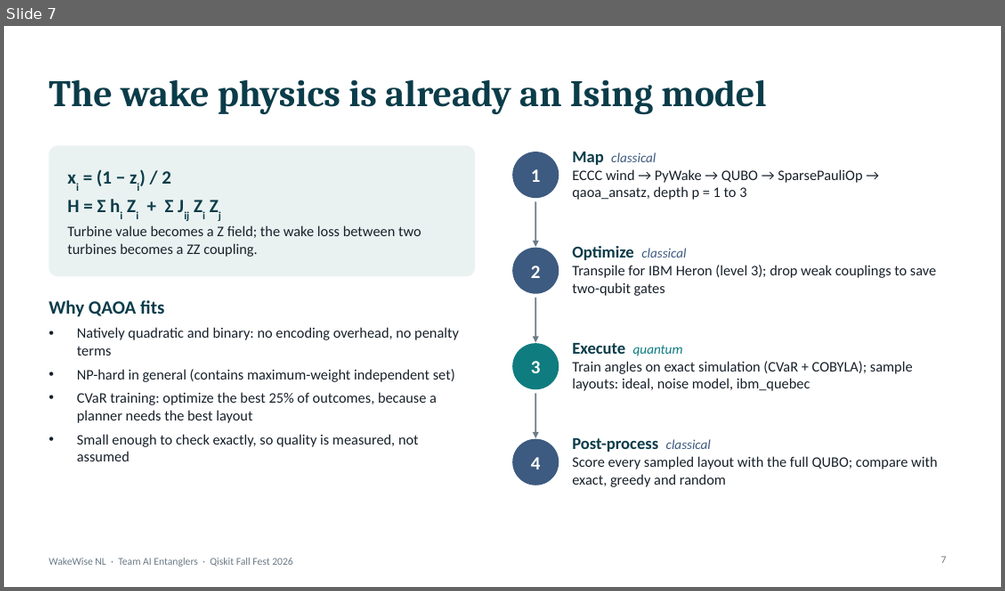
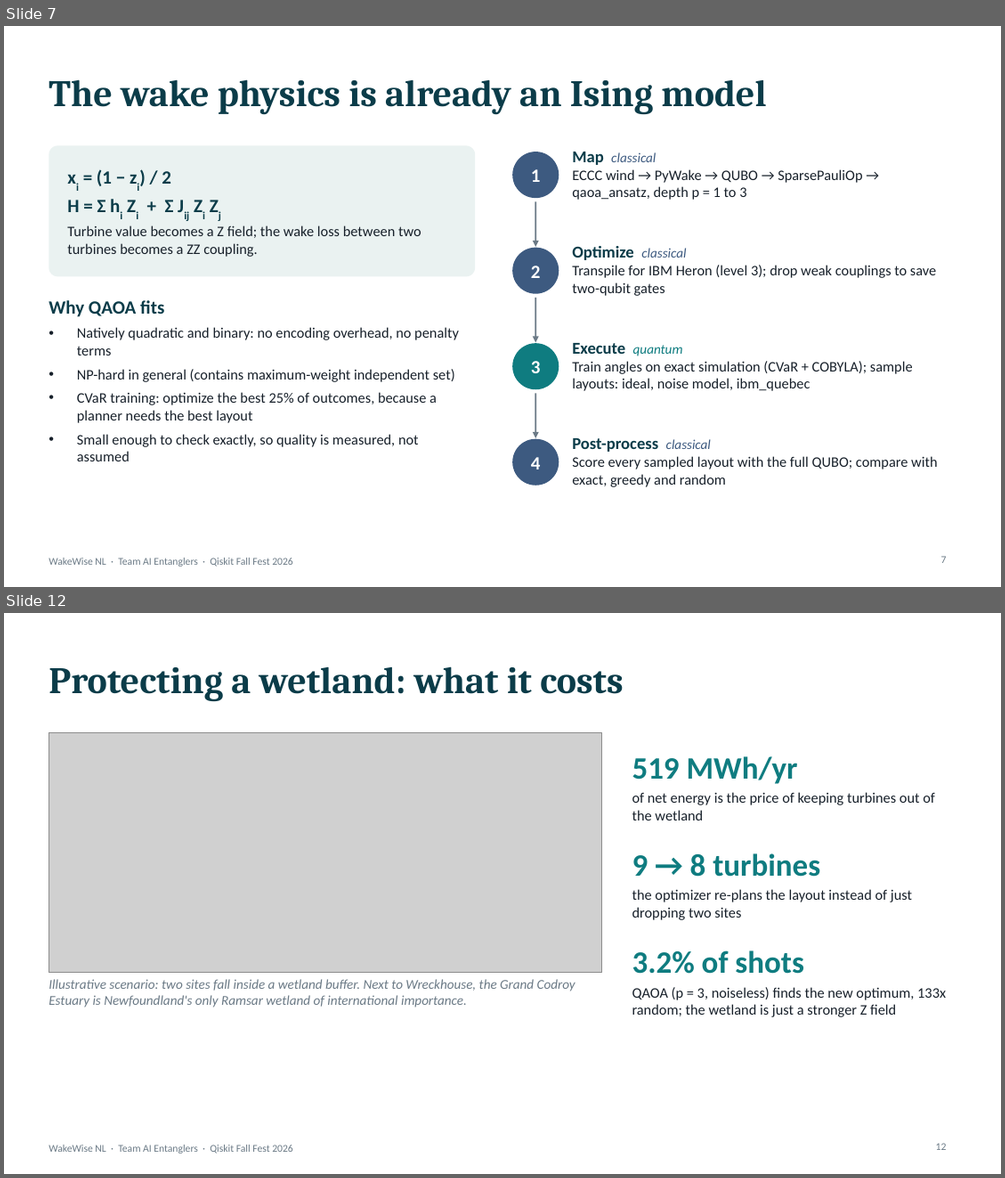
Before and after one commit to mrw-soumik/Qiskit-AI-Entanglers-, a slide deck: slides/WakeWise_NL_AI_Entanglers.pptx. Shown one above the other, each under a label of ours: slide 7 before the commit, slides 7 and 12 after it; the slides between them are not shown. The pictures are 1005x591 and 1005x1178 pixels, drawn with LibreOffice and Linux fonts; fonts in the diff are those of the drawing; grey boxes stand for pictures. Boxes give left, top, right and bottom in pixels: in the first picture for what was removed or moved away, otherwise in the second. Text is boxed around its words. In the diff, an @@ line names an element or a change of style, - is before the commit and + after.

```diff
--- a/slides/WakeWise_NL_AI_Entanglers.pptx
+++ b/slides/WakeWise_NL_AI_Entanglers.pptx
@@ slide 12 added at bbox=[4, 613, 1001, 1174], background #FFFFFF; not listed: 1 template element that a slide beside it also shows @@
@@ title added at bbox=[48, 666, 623, 702], 36 pt, text #0B3C49, bold @@
+Protecting a wetland: what it costs
@@ picture added at bbox=[48, 732, 602, 972] @@
@@ text added at bbox=[632, 756, 798, 784], 30 pt, text #0F7C80, bold @@
+519 MWh/yr
@@ text added at bbox=[632, 792, 935, 820], 14 pt, text #17202A @@
+of net energy is the price of keeping turbines out of the wetland
@@ text added at bbox=[632, 853, 820, 876], 30 pt, text #0F7C80, bold @@
+9 → 8 turbines
@@ text added at bbox=[632, 889, 912, 920], 14 pt, text #17202A @@
+the optimizer re-plans the layout instead of just dropping two sites
@@ text added at bbox=[632, 950, 804, 973], 30 pt, text #0F7C80, bold @@
+3.2% of shots
@@ text added at bbox=[48, 979, 575, 1007], 13 pt, text #6B7A86, italic @@
+Illustrative scenario: two sites fall inside a wetland buffer. Next to Wreckhouse, the Grand Codroy Estuary is Newfoundland's only Ramsar wetland of international importance.
@@ text added at bbox=[632, 987, 946, 1017], 14 pt, text #17202A @@
+QAOA (p = 3, noiseless) finds the new optimum, 133x random; the wetland is just a stronger Z field
@@ page number added at bbox=[936, 1143, 947, 1150], 10 pt, text #6B7A86 @@
+12
```
Also in this commit, not shown: 8 slides changed, 1 other slide added, 1 slide removed, 32 other files.
